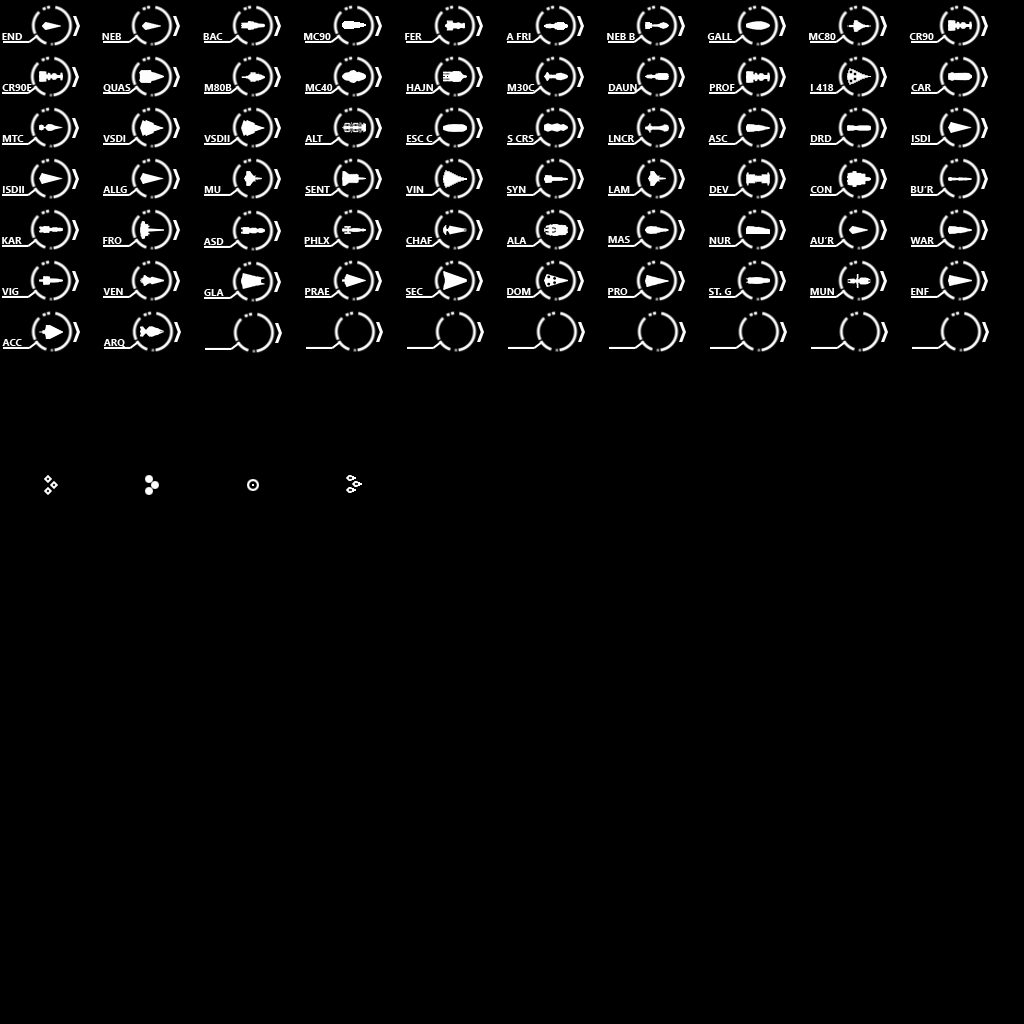
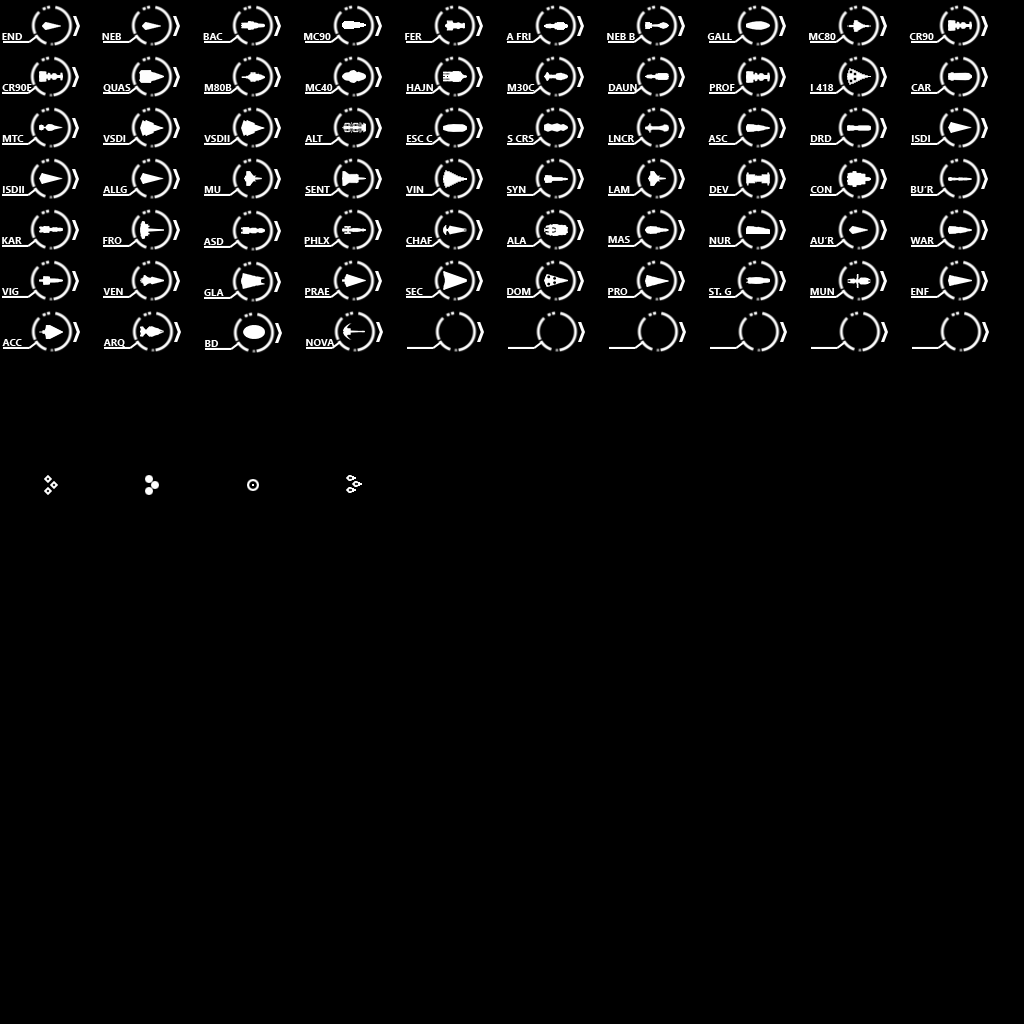
Layer changes from the first 1024 × 1024 image to the second:
added layer "Battledragon" in group "Icons" over (243, 325, 265, 339)
added layer "Nova" in group "Icons" over (343, 323, 365, 340)
added layer "BD" in group "Names" over (205, 340, 219, 347)
added layer "NOVA" in group "Names" over (306, 339, 335, 346)
